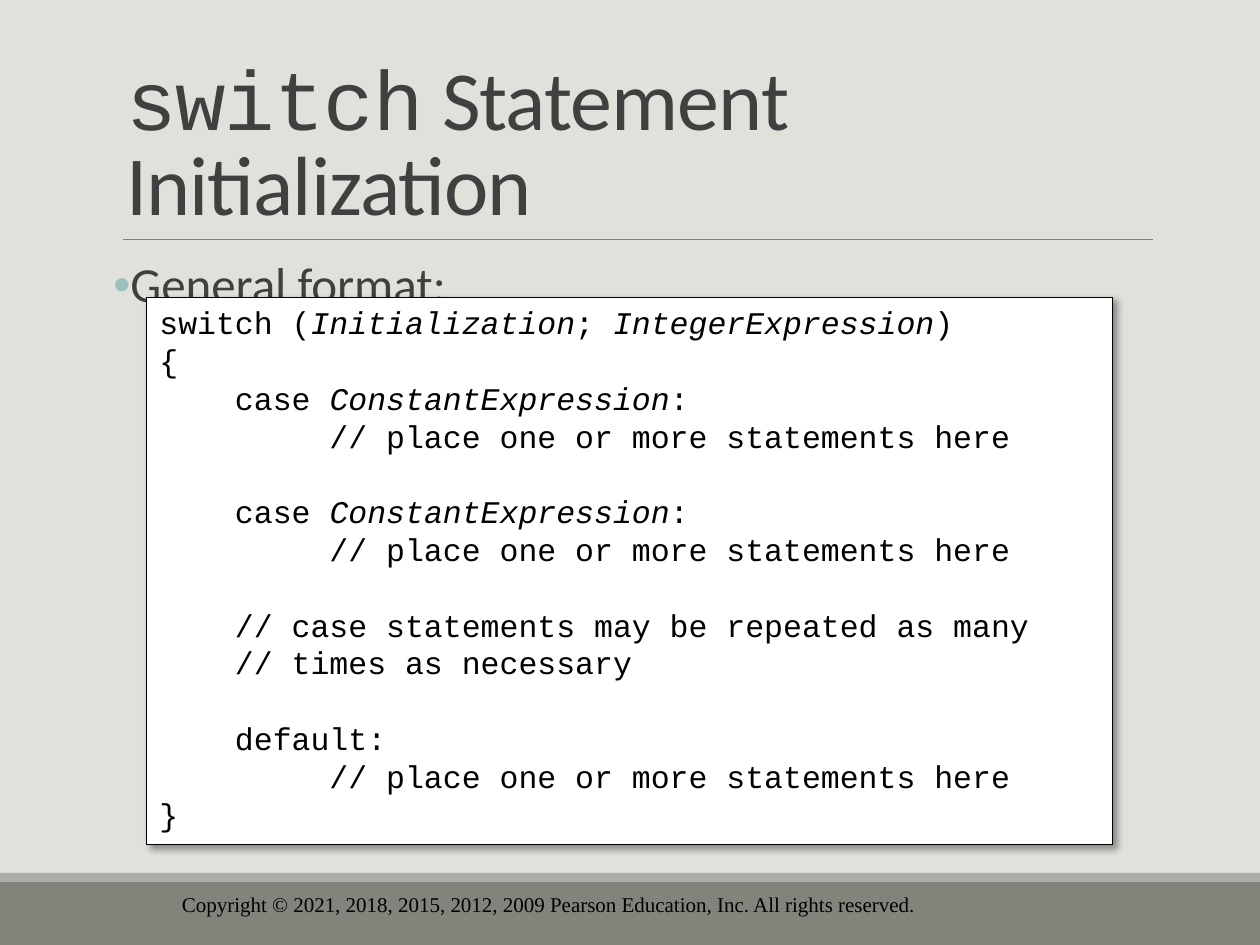
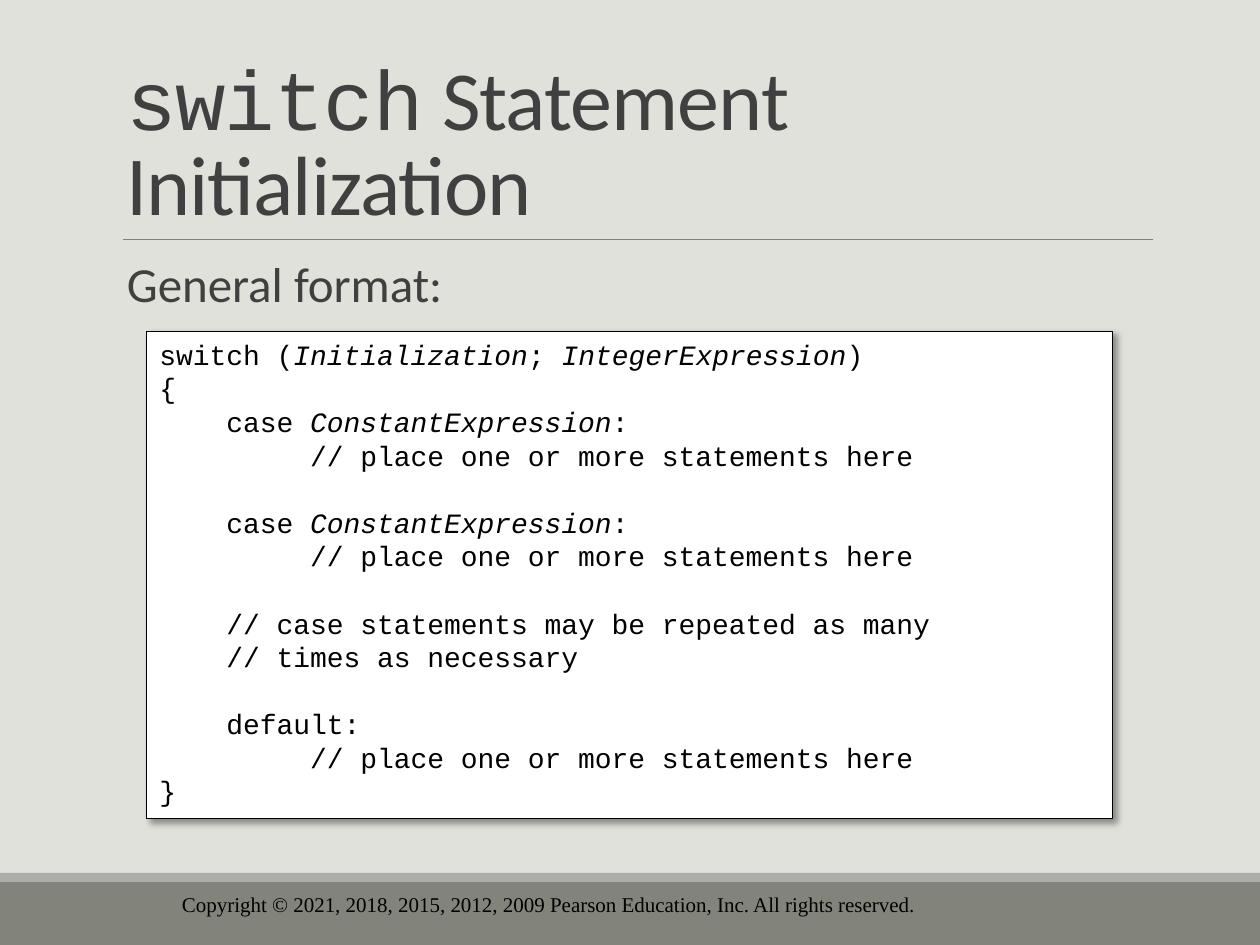
Before and after one commit to drolsonmi/eng1400, a slide deck: slide 68 of 1400_04_Making Decisions.pptx (slide 80 before the commit). Drawn at 1260x945 pixels with LibreOffice and Linux fonts; fonts in the diff are those of the drawing; background and template pictures are left out. Boxes give left, top, right and bottom in pixels: in the first picture for what was removed or moved away, otherwise in the second. Text is boxed around its words. In the diff, an @@ line names an element or a change of style, - is before the commit and + after.

```diff
--- a/1400_04_Making Decisions.pptx
+++ b/1400_04_Making Decisions.pptx
@@ text "General format:" at (x1=127, y1=268, x2=442, y2=303): bullet • to   @@
@@ rectangle "switch (Initialization; IntegerExpression)" resized from (x1=147, y1=297, x2=1114, y2=844) to (x1=147, y1=331, x2=1114, y2=819) @@
@@ rectangle "switch (Initialization; IntegerExpression)" at (x1=147, y1=331, x2=1114, y2=819): size 18 to 16 pt @@
```
Also in this commit, not shown: 35 other slides changed, 2 slides added, 16 slides removed, 4 other files.
